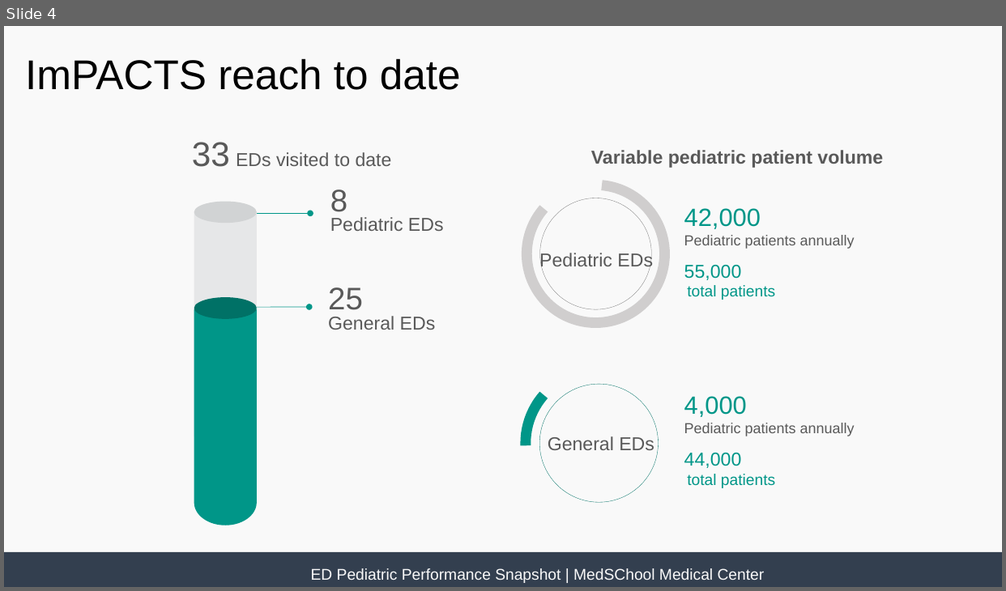
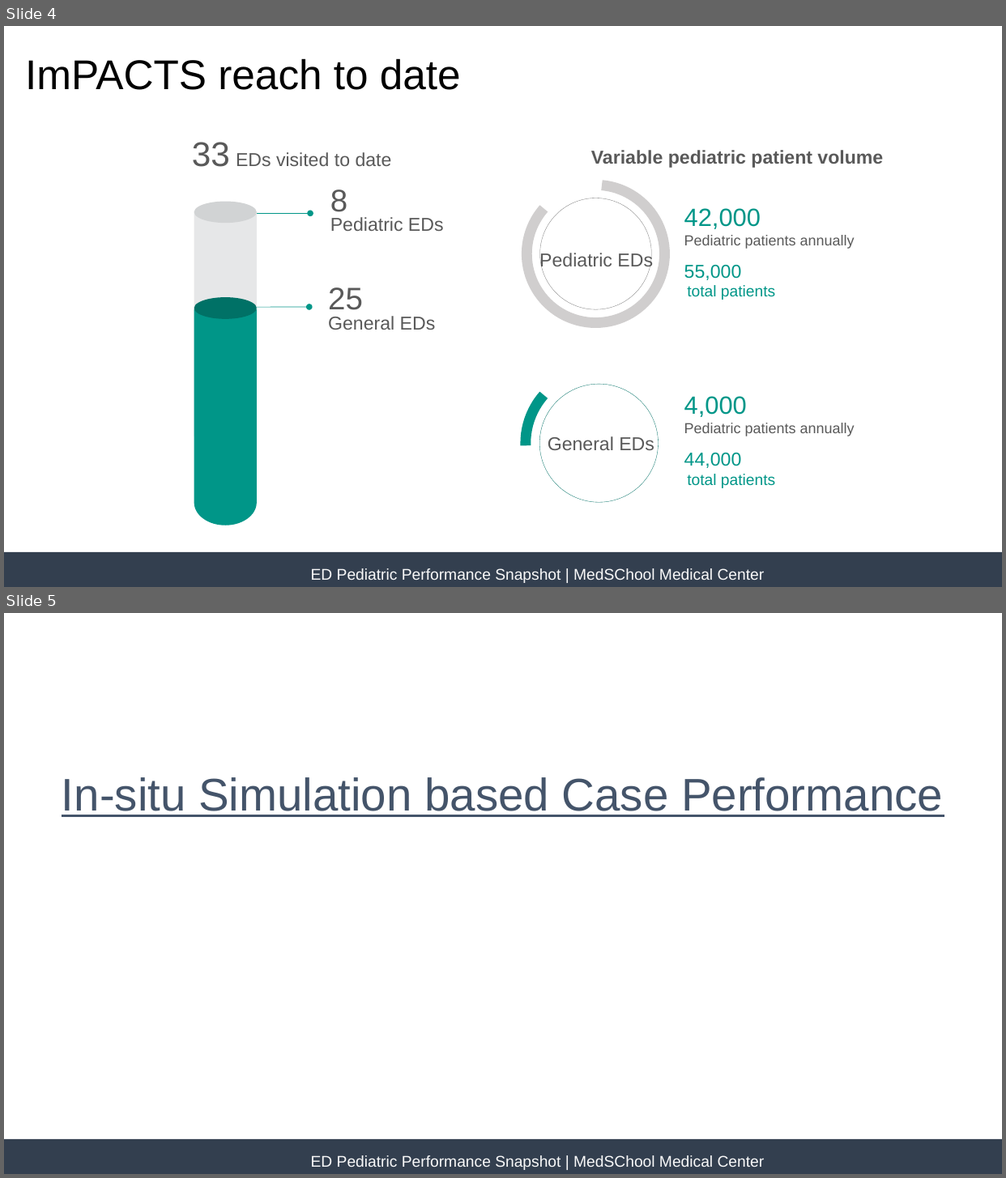
Before and after one commit to raaisakuk/impacts-to-ppt, a slide deck: pedsim/report_out.pptx. Shown one above the other, each under a label of ours: slide 4 before the commit, slides 4 and 5 after it. The pictures are 1006x591 and 1006x1178 pixels, drawn with LibreOffice and Linux fonts; fonts in the diff are those of the drawing. Boxes give left, top, right and bottom in pixels: in the first picture for what was removed or moved away, otherwise in the second. Text is boxed around its words. In the diff, an @@ line names an element or a change of style, - is before the commit and + after.

```diff
--- a/pedsim/report_out.pptx
+++ b/pedsim/report_out.pptx
@@ slide 5 added at box(4, 613, 1002, 1174), background #FFFFFF; not listed: 2 template elements that a slide beside it also shows @@
@@ text added at box(62, 777, 943, 817), 44 pt, text #44546A, underline @@
+In-situ Simulation based Case Performance
```
Also in this commit, not shown: 2 other slides changed, 9 other slides added, 1 slide removed.
